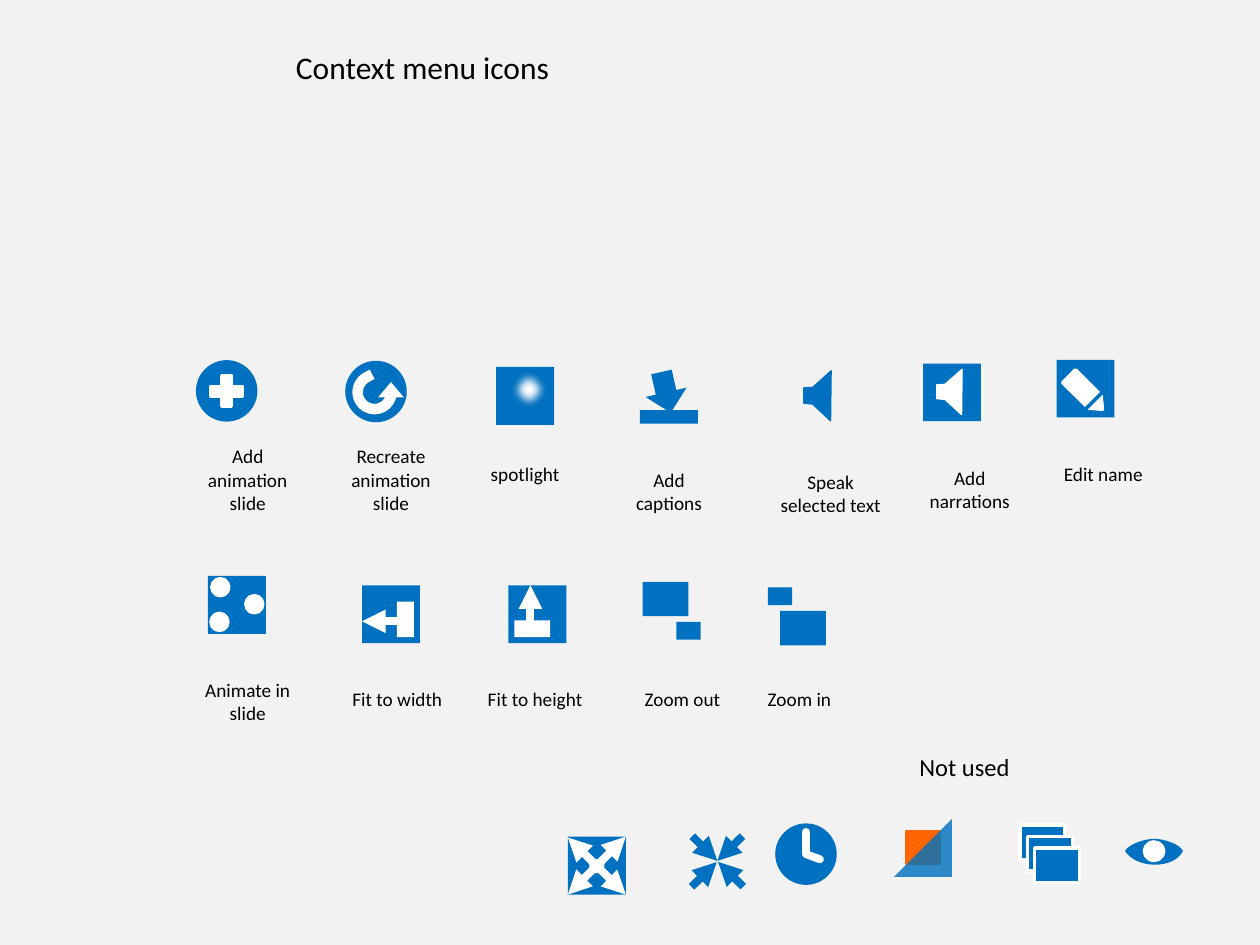
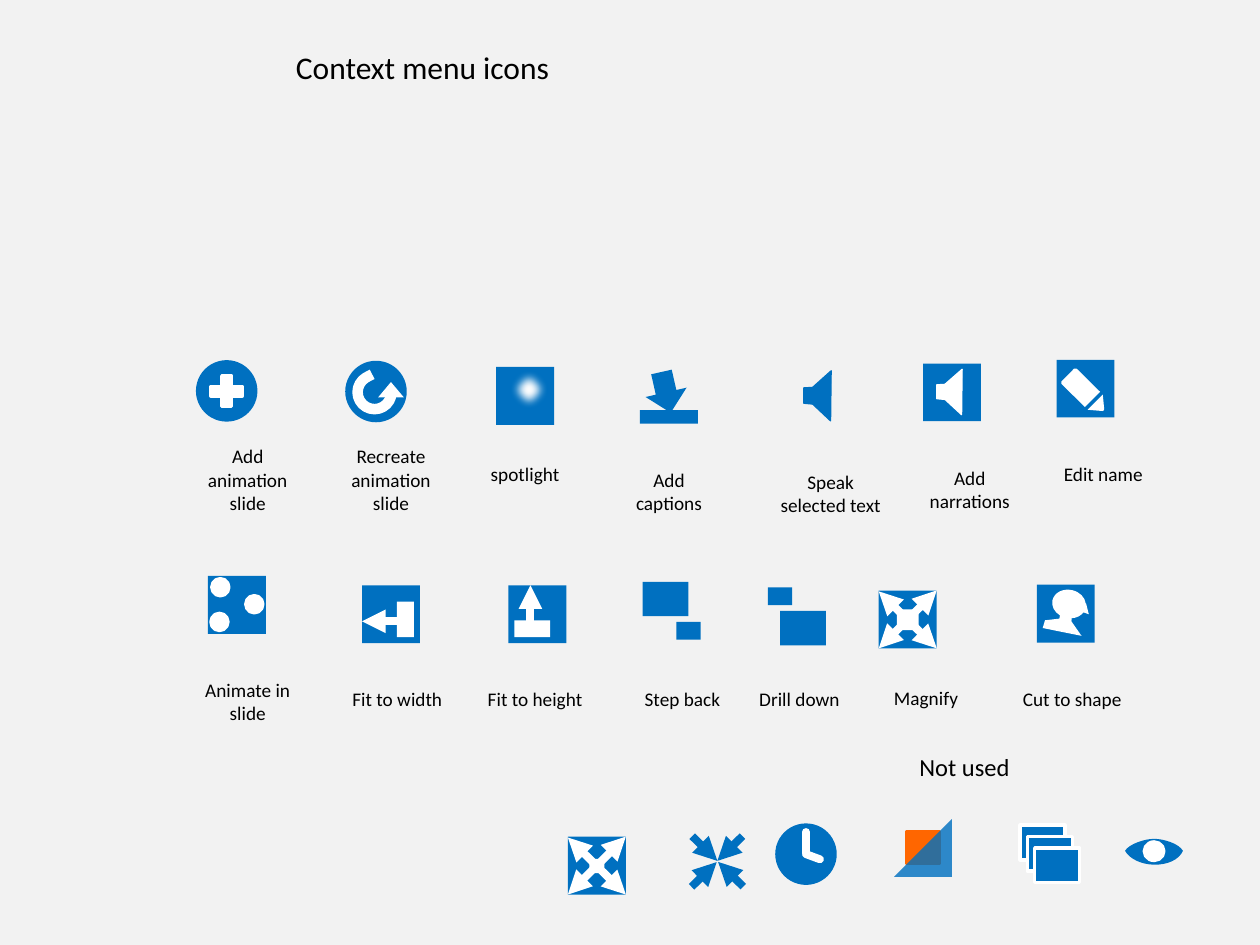
Before and after one commit to PowerPointLabs/PowerPointLabs, a slide deck: slide 2 of doc/Icons.pptx. Drawn at 1260x945 pixels with LibreOffice and Linux fonts; fonts in the diff are those of the drawing. Boxes give left, top, right and bottom in pixels: in the first picture for what was removed or moved away, otherwise in the second. Text is boxed around its words. In the diff, an @@ line names an element or a change of style, - is before the commit and + after.

Commit message:
Issue 207: create icons for magnify, cut to shape Update Issue 207

```diff
--- a/doc/Icons.pptx
+++ b/doc/Icons.pptx
@@ group added at <box>878,591,936,649</box>: 2 rectangles, 2 double arrows @@
@@ rectangle added at <box>1037,585,1095,643</box>, fill #0070C0 @@
@@ freeform shape added at <box>1043,586,1093,638</box>, fill #FFFFFF @@
@@ text at <box>645,692,720,709</box>: text changed @@
-Zoom out
+Step back
@@ text at <box>759,692,839,706</box>: text changed @@
-Zoom in
+Drill down
@@ text added at <box>894,692,958,709</box>, 11 pt, text #000000 @@
+Magnify
@@ text added at <box>1023,692,1122,709</box>, 11 pt, text #000000 @@
+Cut to shape
```
Also in this commit, not shown: 1 other slide changed.
